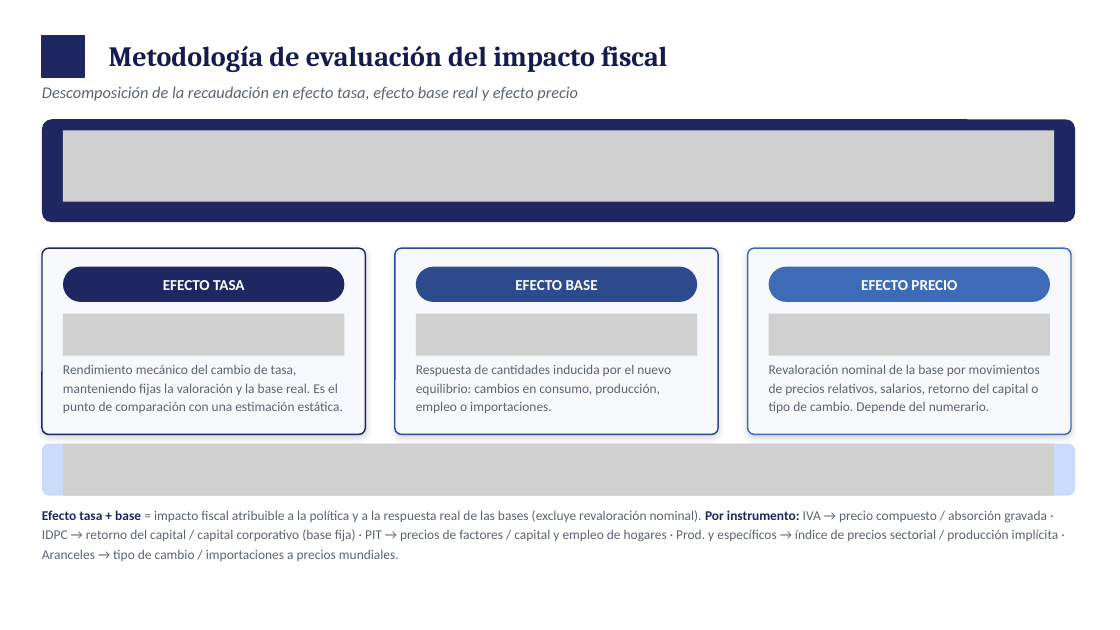
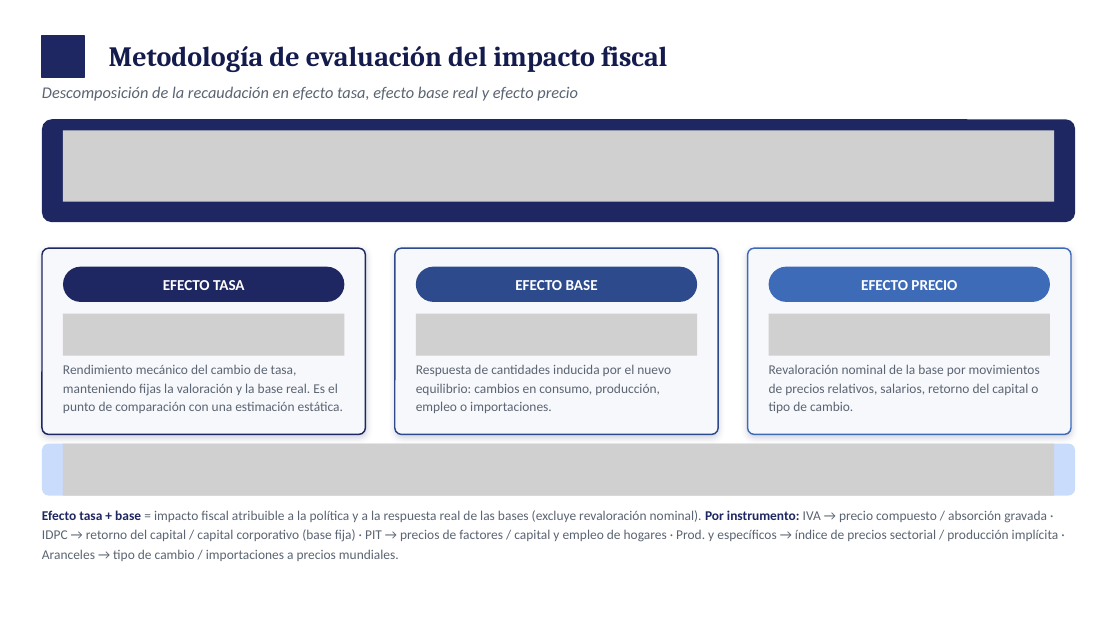
Before and after one commit to fcohenriquez/eq_general, a slide deck: slide 16 of documentacion/MEGC_Chile_12sectores_202609.pptx. Drawn at 1120x630 pixels with LibreOffice and Linux fonts; fonts in the diff are those of the drawing; grey boxes stand for pictures. Boxes give left, top, right and bottom in pixels: in the first picture for what was removed or moved away, otherwise in the second. Text is boxed around its words. In the diff, an @@ line names an element or a change of style, - is before the commit and + after.

```diff
--- a/documentacion/MEGC_Chile_12sectores_202609.pptx
+++ b/documentacion/MEGC_Chile_12sectores_202609.pptx
@@ text at [769,364,1040,413]: text changed @@
-Revaloración nominal de la base por movimientos de precios relativos, salarios, retorno del capital o tipo de cambio. Depende del numerario.
+Revaloración nominal de la base por movimientos de precios relativos, salarios, retorno del capital o tipo de cambio.
```
Also in this commit, not shown: 6 other slides changed.
